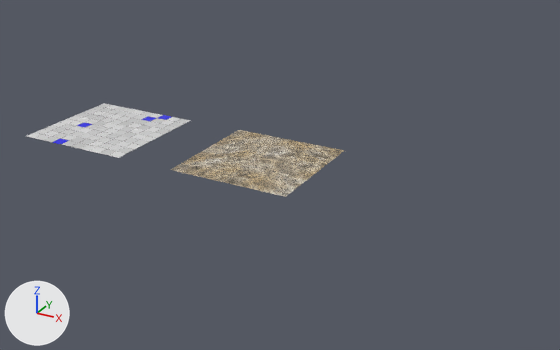
Renders of the Blender file example/blender/examples.blend from each side of a commit.
The view is the same before and after, from a 50 mm camera at (8.7, -9.71, 4.67) aimed at (3.32, 0.07, -0.22). Every picture has the same lights, and +X, +Y and +Z are marked at lower left. Mesh edges are drawn as thin lines on the coarser meshes.

Names of what the first picture shows: 'bathTiles', 'granit'.
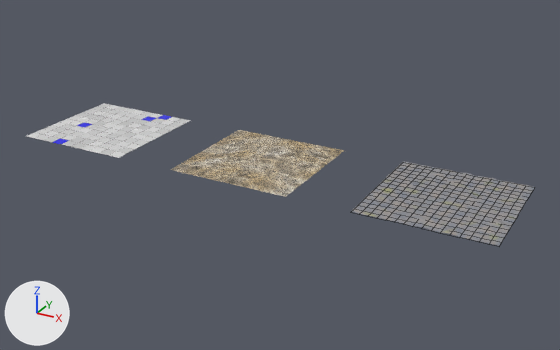
Commit message: add rock example

Where the change shows, as pixel boxes (x1, y1, x2, y2) in the pictures (560 x 350 px):
'granit.001', added: after (352, 161, 534, 246)

Edits to the bpy script that builds the scene:
```text
Add img_rockroughness_png:
    img_rockroughness_png = load_image('rockroughness.png', 'textures/rockRoughness.png', 956, 955, 'Non-Color')
Add img_rockalbedo_png:
    img_rockalbedo_png = load_image('rockAlbedo.png', 'textures/rockAlbedo.png', 956, 955, 'sRGB')
Add img_rockheight_png:
    img_rockheight_png = load_image('rockHeight.png', 'textures/rockHeight.png', 956, 955, 'Non-Color')
Add mat_rock:
    mat_rock = bpy.data.materials.new('rock')
    # uses the picture img_rockalbedo_png
    # uses the picture img_rockheight_png
    # uses the picture img_rockroughness_png
Add ob_granit_001:
    ob_granit_001 = bpy.data.objects.new('granit.001', me_bathtiles)
    ob_granit_001.location = (6.0, 0.0, 0.0)
    ob_granit_001.material_slots[0].link = 'OBJECT'; ob_granit_001.material_slots[0].material = mat_rock
    _m = ob_granit_001.modifiers.new('Subdivision', 'SUBSURF')
    _m.subdivision_type = 'SIMPLE'
    _m.levels = 6
    _m.render_levels = 6
```
